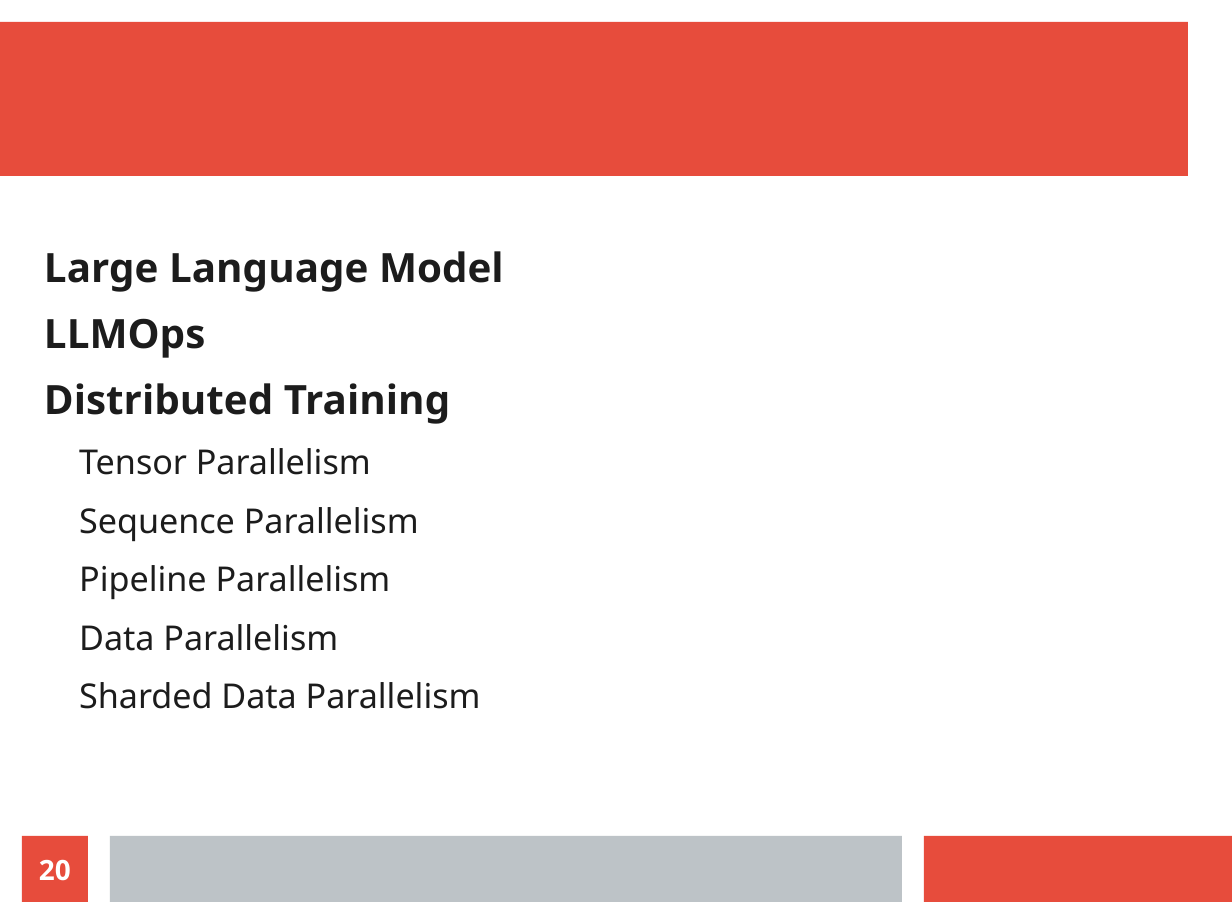
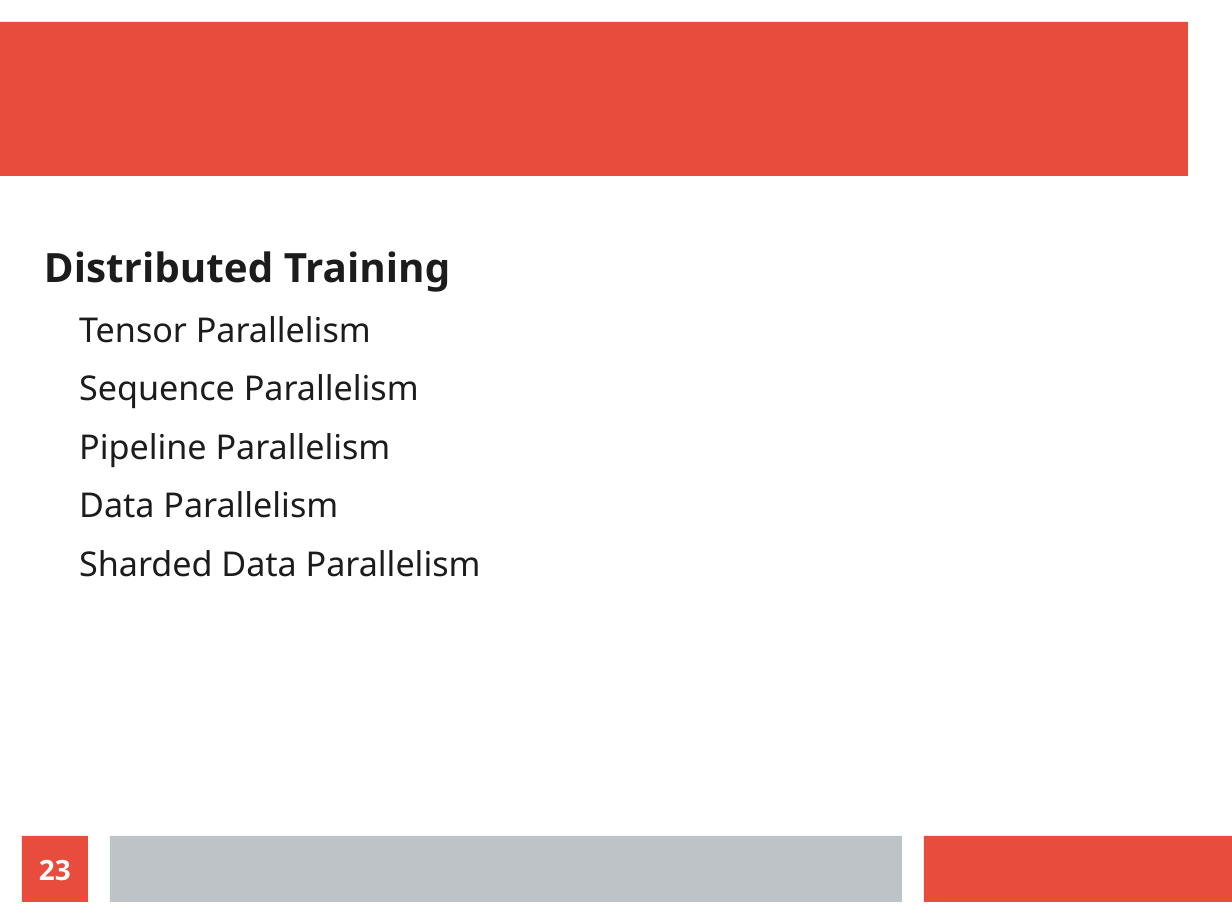
Before and after one commit to gmgu/LLMOps, a slide deck: slide 23 of slide/slide.odp (slide 20 before the commit). Drawn at 1232x924 pixels with LibreOffice and Linux fonts; fonts in the diff are those of the drawing. Boxes give left, top, right and bottom in pixels: in the first picture for what was removed or moved away, otherwise in the second. Text is boxed around its words. In the diff, an @@ line names an element or a change of style, - is before the commit and + after.

```diff
--- a/slide/slide.odp
+++ b/slide/slide.odp
@@ text at bbox=[44, 251, 504, 358]: paragraphs removed @@
-Large Language Model
-LLMOps
@@ page number at bbox=[39, 860, 71, 881]: text changed @@
-20
+23
```
Also in this commit, not shown: 3 other slides changed, 5 slides added, 2 slides removed.
